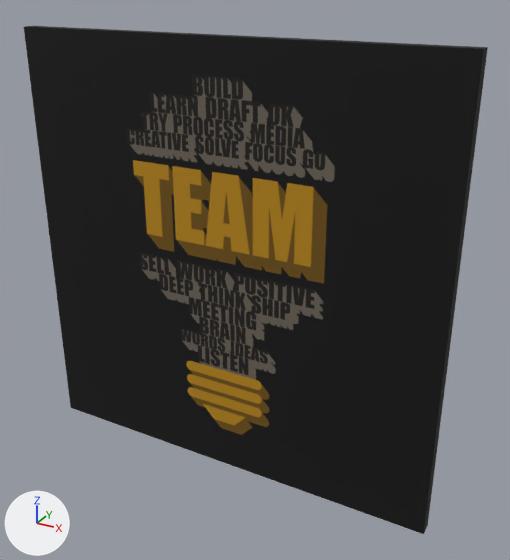
What one commit did to the glTF model public/ar/collective/l.glb.
Rendered twice from a camera (50 mm lens) standing at (0.9, -1.486, 0.739) and looking at (0.073, 0.017, -0.012). The axes (+X, +Y, +Z) are drawn at lower left. The lights are the same throughout. The first picture is the older version. Vertices at exactly the same position are counted once.

Script lines for the objects in view, before the commit:
```python
mat_artwork = principled_material('artwork')
mat_artwork.texture = img_artwork
mat_artwork.roughness = 0.85
me_collective = bpy.data.meshes.new('Collective')
me_collective.from_pydata(...)  # a box spanning x -0.6..0.6, y -0.035..0.0, z -0.6..0.6
me_collective.materials.append(mat_artwork)  # picture img_artwork
# before: 0 (-0.6, -0.035, -0.6) at pixel (70, 407), 1 (0.6, -0.035, -0.6) at pixel (423, 534), 2 (0.6, -0.035, 0.6) at pixel (483, 49), 3 (-0.6, -0.035, 0.6) at pixel (23, 26), 4 (0.6, 0.0, -0.6) at pixel (427, 525)
# before: 5 (-0.6, 0.0, -0.6), 6 (-0.6, 0.0, 0.6) at pixel (33, 25), 7 (0.6, 0.0, 0.6) at pixel (487, 47)
ob_collective = bpy.data.objects.new('Collective', me_collective)
ob_collective.location = (0.0, 0.0, 0.0)
```
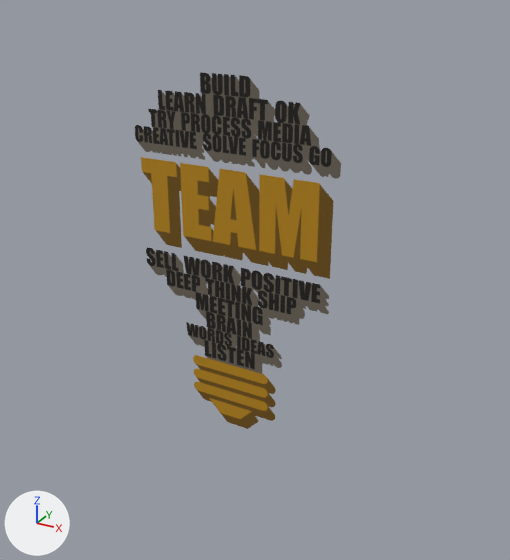
The change, as a list of edits to the scene's bpy script:
```text
Change mat_artwork:
    add n3 = _N.new('ShaderNodeMath'); n3.name = 'Math'
    add n3.operation = 'SUBTRACT'
    add n3.inputs[0].default_value = 1.0  # 'Value'
    add n4 = _N.new('ShaderNodeMath'); n4.name = 'Math.001'
    add n4.operation = 'LESS_THAN'
    where n0 = _N.new('ShaderNodeBsdfPrincipled'); n0.name = 'Principled BSDF'
    where n2 = _N.new('ShaderNodeTexImage'); n2.name = 'Image Texture'
    add _L.new(n3.outputs[0], n0.inputs[4])  # 'Value' to 'Alpha'
    add _L.new(n4.outputs[0], n3.inputs[1])  # 'Value' to 'Value'
    add _L.new(n2.outputs[1], n4.inputs[0])  # 'Alpha' to 'Value'
Change me_collective:
    used by ob_collective; location = (0.0, 0.0, 0.0)
    verts and faces of me_collective; kept vertices keep their numbers, new ones are numbered from 8
    remove me_collective.from_pydata(...)  # 8 vertices, 12 faces; spans x -0.6..0.6, y -0.035..0.0, z -0.6..0.6
    add me_collective.from_pydata(...)  # 4 vertices, 2 faces; spans x -0.6..0.6, y 0.0, z -0.6..0.6
    me_collective part 1
    add delete_vertices([*range(0, 4)])  # with the faces that use them
    add delete_faces([(4, 5, 6), (4, 6, 7)])
    add faces += [(4, 7, 5), (5, 7, 6)]
```

Changed parts and their boxes (x1, y1, x2, y2) in the pictures (510 x 560 px):
'Collective', surface changed, reshaped
    before: (24, 26, 488, 534)
    after: (135, 72, 341, 429)
